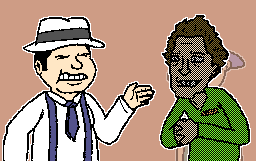
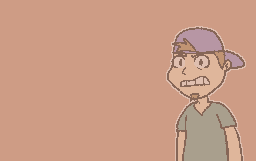
Layer changes from the first 256 × 161 image to the second:
hid "skump3" over (x1=2, y1=14, x2=251, y2=161)
hid "skump2" over (x1=2, y1=14, x2=251, y2=161)
